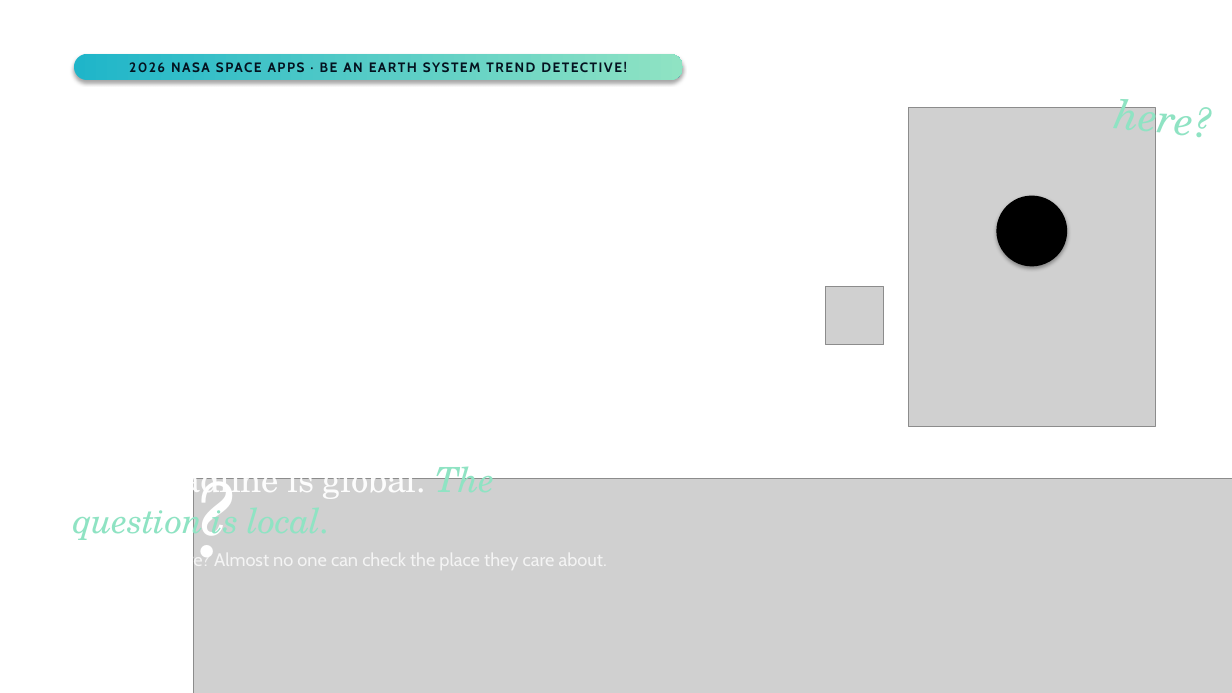
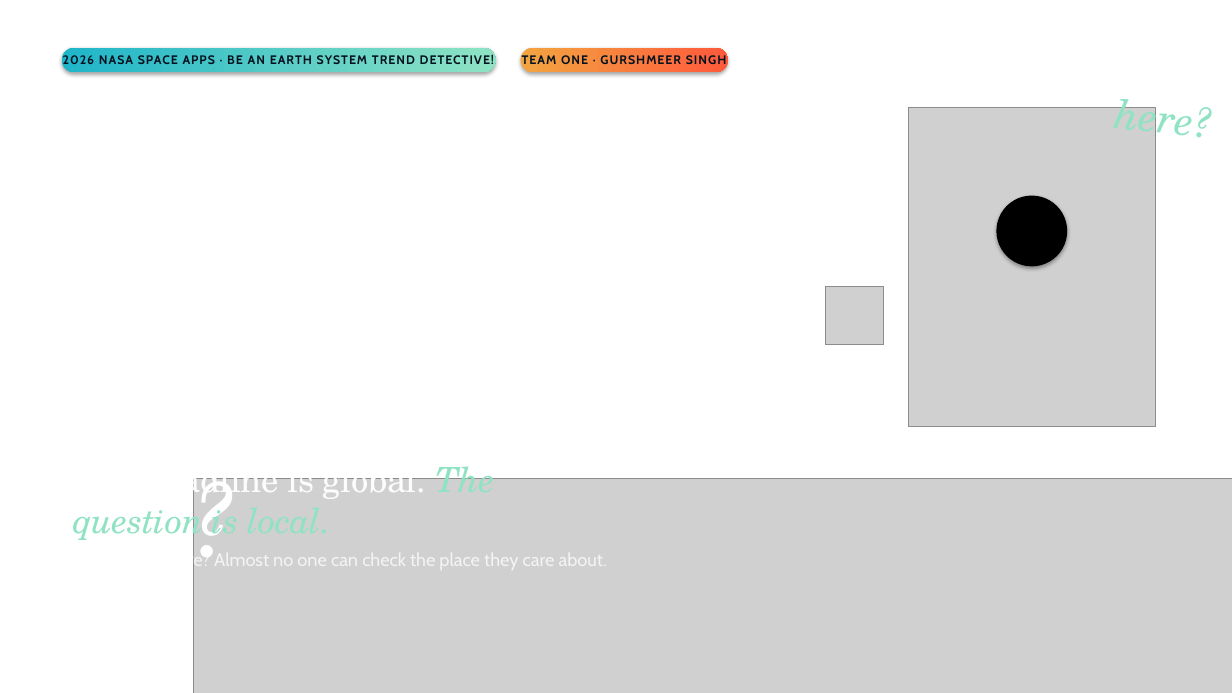
Before and after one commit to singhg349-wq/earth-trend-detective, a slide deck: slide 1 of deck/TrendTrace.pptx. Drawn at 1232x693 pixels with LibreOffice and Linux fonts; fonts in the diff are those of the drawing; grey boxes stand for pictures; background and template pictures are left out. Boxes give left, top, right and bottom in pixels: in the first picture for what was removed or moved away, otherwise in the second. Text is boxed around its words. In the diff, an @@ line names an element or a change of style, - is before the commit and + after.

Commit message:
deck: upgrade 7-slide PDF with live app screenshots, Team One / Gurshmeer Singh, and Present callout

```diff
--- a/deck/TrendTrace.pptx
+++ b/deck/TrendTrace.pptx
@@ rounded rectangle "2026 NASA SPACE APPS · ...": place and size @@
-rounded rectangle "2026 NASA SPACE APPS · ..." at bbox=[74, 54, 683, 79]
+rounded rectangle "2026 NASA SPACE APPS · ..." at bbox=[62, 48, 496, 73]
@@ rounded rectangle "2026 NASA SPACE APPS · ..." at bbox=[62, 48, 496, 73]: size 10.6 to 9.6 pt, letter spacing 1.2 to 0.8 pt @@
@@ rounded rectangle added at bbox=[520, 48, 727, 73], fill gradient #F2A541 to #FF5A3C, 9.6 pt, text #04121F, bold @@
+TEAM ONE · GURSHMEER SINGH
```
Also in this commit, not shown: 4 other slides changed, 2 slides added, 2 slides removed, 4 other files.
